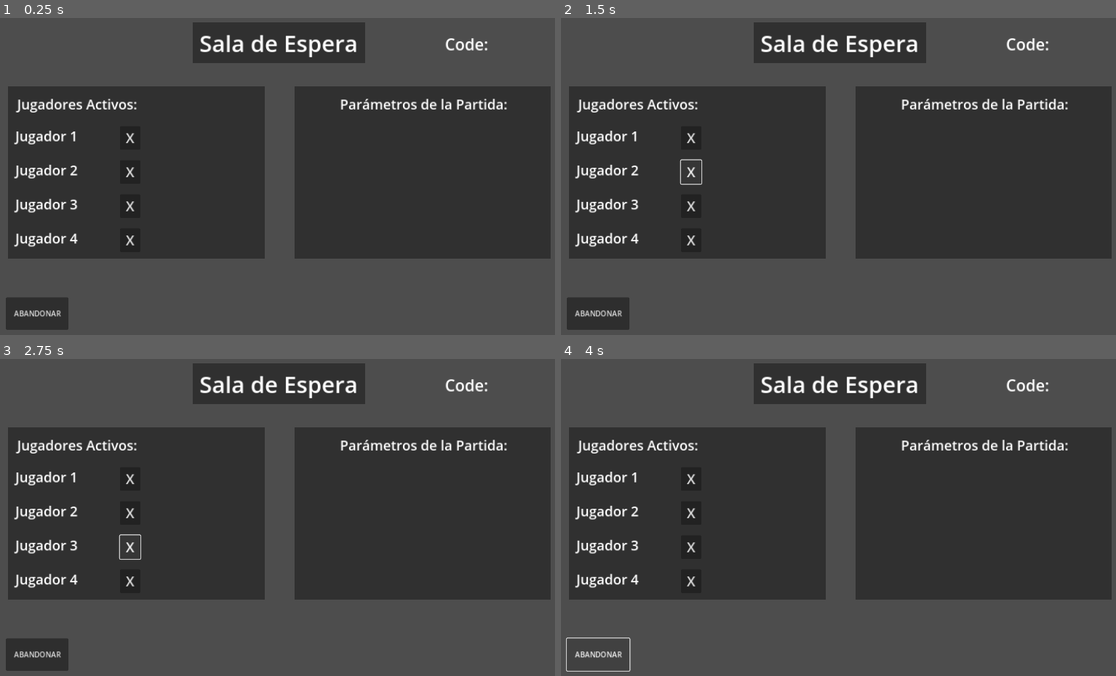
Above: before the commit, frames 1-4 (two rows, left to right).
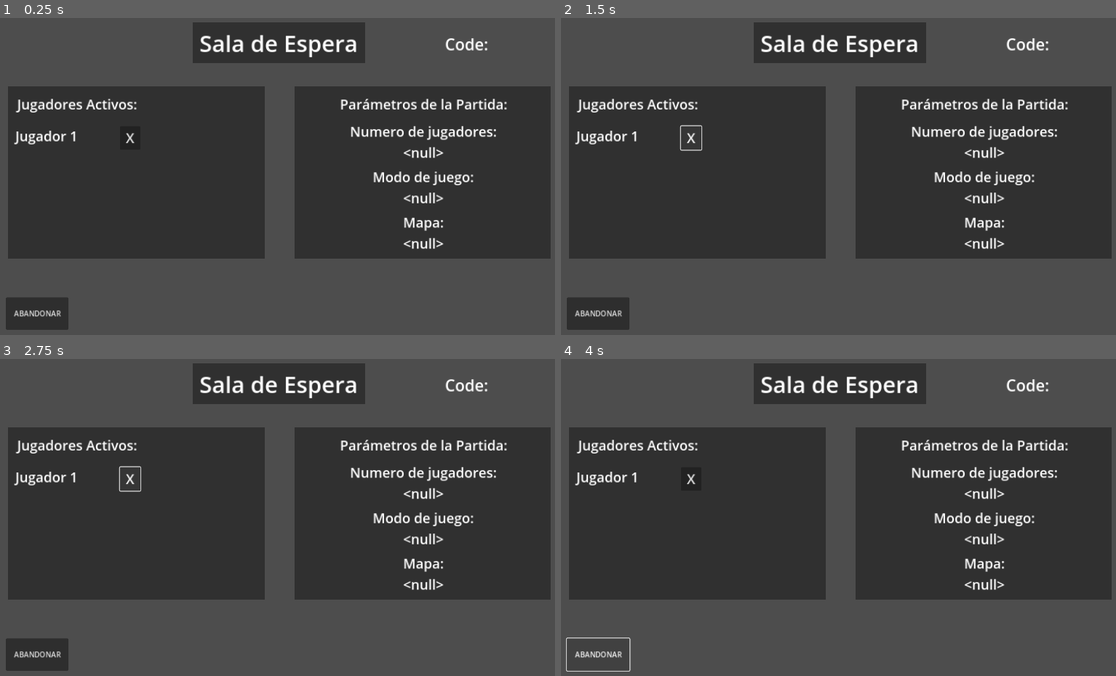
Above: after the commit, the same moments.

Repository: codemonsters/tag-of-war
Game: Godot game, scene res://screens/menu/sala_espera_admin.tscn
The game is run twice, just before and just after one commit, with the same random seed, the same clock (stepped at 60 frames per second) and the same inputs. This scene is started directly instead of the project's main scene.
Inputs:
- Up to frame 1 (0.25 s): no input
- Up to frame 2 (1.5 s): click "X" at 0.5 s; click "X" at 1.25 s
- Up to frame 3 (2.75 s): click "X" at 2 s
- Up to frame 4 (4 s): click "X" at 2.75 s; click "ABANDONAR" at 3.5 s

The runs differ from the first frame. In frame 1, 1.9% of the frame differs, in the area x 2-90%, y 33-73%; in frame 2, 2.1%; in frame 3, 2.1%; in frame 4, 1.9%.

Commit message:
Se muestran los parametros de la partida en la sala de espera

Diff:
--- a/cliente/src/globals.gd
+++ b/cliente/src/globals.gd
@@ -1,11 +1,5 @@
 extends Node
 
-
-# Called when the node enters the scene tree for the first time.
-func _ready() -> void:
-	pass # Replace with function body.
-
-
-# Called every frame. 'delta' is the elapsed time since the previous frame.
-func _process(delta: float) -> void:
-	pass
+var players_number = null
+var gamemode = null
+var map_name = null
--- a/cliente/src/screens/menu/create_game.gd
+++ b/cliente/src/screens/menu/create_game.gd
@@ -1,9 +1,6 @@
 extends Control
 
 var sala_espera = preload("res://screens/menu/server_list/server_list.tscn")
-var gamemode
-var players_number
-var map_name
 var gamemodes = ["Clásico", "Supervivencia", "Infectado"]
 var gamemodes_index = 0
 var num_player = ["2", "3", "4"]
@@ -30,12 +27,12 @@
 
 # Called every frame. 'delta' is the elapsed time since the previous frame.
 func _process(delta: float) -> void:
-	print(players_number, gamemode, map_name)
+	print(Globales.players_number, Globales.gamemode, Globales.map_name)
 
 func _on_button_next_pressed() -> void:
 	if $CreateGame.visible:
-		players_number = $CreateGame/PlayerNumTxt.text
-		gamemode = $CreateGame/GamemodeNameTxt.text
+		Globales.players_number = $CreateGame/PlayerNumTxt.text
+		Globales.gamemode = $CreateGame/GamemodeNameTxt.text
 		$CreateGame.visible = false
 		$ChooseMap.visible = true
 
@@ -76,4 +73,4 @@
 		$ChooseMap/Map1.color = Color(0.1176, 0.1961, 0.1176)
 	else:
 		$ChooseMap/Map1.color = Color(0.1176, 0.1176, 0.1176)
-	map_name = $ChooseMap/Map1/MapName.text
+	Globales.map_name = $ChooseMap/Map1/MapName.text
--- a/cliente/src/screens/menu/sala_espera_admin.gd
+++ b/cliente/src/screens/menu/sala_espera_admin.gd
@@ -3,7 +3,9 @@
 
 # Called when the node enters the scene tree for the first time.
 func _ready() -> void:
-	pass # Replace with function body.
+	$GameDataRect/NumberPlayers.text = "Numero de jugadores:\n" + str(Globales.players_number)
+	$GameDataRect/MapName.text = "Mapa:\n" + str(Globales.map_name)
+	$GameDataRect/Gamemode.text = "Modo de juego:\n" + str(Globales.gamemode)
 
 
 # Called every frame. 'delta' is the elapsed time since the previous frame.
--- a/cliente/src/screens/menu/sala_espera_admin.tscn
+++ b/cliente/src/screens/menu/sala_espera_admin.tscn
@@ -110,74 +110,6 @@
 theme_override_font_sizes/font_size = 30
 text = "X"
 
-[node name="PlayerList2" type="Label" parent="PlayerListRect"]
-layout_mode = 1
-anchors_preset = 5
-anchor_left = 0.5
-anchor_right = 0.5
-offset_left = -266.0
-offset_top = 163.0
-offset_right = 50.0
-offset_bottom = 233.0
-grow_horizontal = 2
-theme_override_font_sizes/font_size = 30
-text = "Jugador 2
-"
-
-[node name="KickPlayer2" type="Button" parent="PlayerListRect"]
-layout_mode = 0
-offset_left = 246.0
-offset_top = 163.0
-offset_right = 291.0
-offset_bottom = 213.0
-theme_override_font_sizes/font_size = 30
-text = "X"
-
-[node name="PlayerList3" type="Label" parent="PlayerListRect"]
-layout_mode = 1
-anchors_preset = 5
-anchor_left = 0.5
-anchor_right = 0.5
-offset_left = -266.0
-offset_top = 238.0
-offset_right = 48.0
-offset_bottom = 308.0
-grow_horizontal = 2
-theme_override_font_sizes/font_size = 30
-text = "Jugador 3
-"
-
-[node name="KickPlayer3" type="Button" parent="PlayerListRect"]
-layout_mode = 0
-offset_left = 246.0
-offset_top = 238.0
-offset_right = 291.0
-offset_bottom = 288.0
-theme_override_font_sizes/font_size = 30
-text = "X"
-
-[node name="PlayerList4" type="Label" parent="PlayerListRect"]
-layout_mode = 1
-anchors_preset = 5
-anchor_left = 0.5
-anchor_right = 0.5
-offset_left = -266.0
-offset_top = 313.0
-offset_right = 50.0
-offset_bottom = 383.0
-grow_horizontal = 2
-theme_override_font_sizes/font_size = 30
-text = "Jugador 4"
-
-[node name="KickPlayer4" type="Button" parent="PlayerListRect"]
-layout_mode = 0
-offset_left = 246.0
-offset_top = 313.0
-offset_right = 291.0
-offset_bottom = 363.0
-theme_override_font_sizes/font_size = 30
-text = "X"
-
 [node name="GameDataRect" type="ColorRect" parent="."]
 layout_mode = 1
 anchors_preset = 8
@@ -207,8 +139,47 @@
 text = "Parámetros de la Partida:"
 horizontal_alignment = 1
 
+[node name="NumberPlayers" type="Label" parent="GameDataRect"]
+layout_mode = 1
+anchors_preset = 5
+anchor_left = 0.5
+anchor_right = 0.5
+offset_left = -182.0
+offset_top = 78.0
+offset_right = 186.0
+offset_bottom = 148.0
+grow_horizontal = 2
+theme_override_font_sizes/font_size = 30
+text = "Numero de jugadores: "
+horizontal_alignment = 1
+
+[node name="Gamemode" type="Label" parent="GameDataRect"]
+layout_mode = 1
+anchors_preset = 5
+anchor_left = 0.5
+anchor_right = 0.5
+offset_left = -182.0
+offset_top = 178.0
+offset_right = 186.0
+offset_bottom = 248.0
+grow_horizontal = 2
+theme_override_font_sizes/font_size = 30
+text = "Modo de juego: "
+horizontal_alignment = 1
+
+[node name="MapName" type="Label" parent="GameDataRect"]
+layout_mode = 1
+anchors_preset = 5
+anchor_left = 0.5
+anchor_right = 0.5
+offset_left = -182.0
+offset_top = 278.0
+offset_right = 186.0
+offset_bottom = 348.0
+grow_horizontal = 2
+theme_override_font_sizes/font_size = 30
+text = "Mapa:"
+horizontal_alignment = 1
+
 [connection signal="pressed" from="LeaveButton" to="." method="_on_leave_button_pressed"]
 [connection signal="pressed" from="PlayerListRect/KickPlayer1" to="." method="_on_leave_button_pressed"]
-[connection signal="pressed" from="PlayerListRect/KickPlayer2" to="." method="_on_leave_button_pressed"]
-[connection signal="pressed" from="PlayerListRect/KickPlayer3" to="." method="_on_leave_button_pressed"]
-[connection signal="pressed" from="PlayerListRect/KickPlayer4" to="." method="_on_leave_button_pressed"]
--- a/cliente/src/screens/menu/sala_espera_player.gd
+++ b/cliente/src/screens/menu/sala_espera_player.gd
@@ -5,8 +5,9 @@
 
 # Called when the node enters the scene tree for the first time.
 func _ready() -> void:
-	pass # Replace with function body.
-
+	$GameDataRect/NumberPlayers.text = "Numero de jugadores:\n" + str(Globales.players_number)
+	$GameDataRect/MapName.text = "Mapa:\n" + str(Globales.map_name)
+	$GameDataRect/Gamemode.text = "Modo de juego:\n" + str(Globales.gamemode)
 
 # Called every frame. 'delta' is the elapsed time since the previous frame.
 func _process(delta: float) -> void:
Not shown: 1 places in cliente/src/screens/menu/create_game.tscn that only renumber resources
